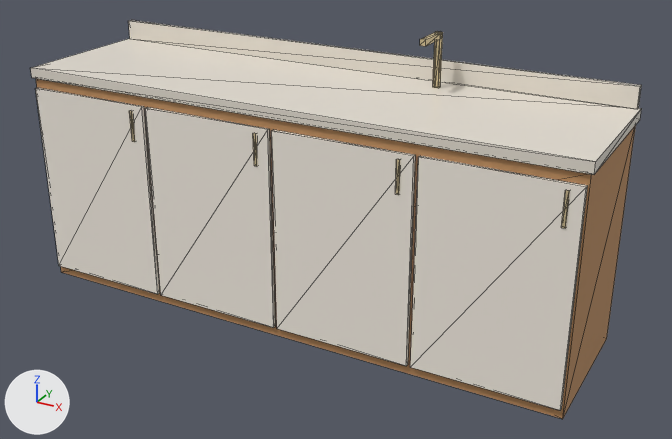
Two versions of the glTF model dist/web/modelos/bancada_pia_220.glb, one commit apart.
Rendered twice from a 50 mm camera at (1.67, -2.87, 1.82) aimed at (0.11, -0.02, 0.4). The lights are fixed; the arrows at lower left show +X, +Y and +Z. The first picture is the older version. Mesh edges are drawn as thin lines. Vertices at exactly the same position are counted once.

The first picture shows 'bancada_pia_220'.
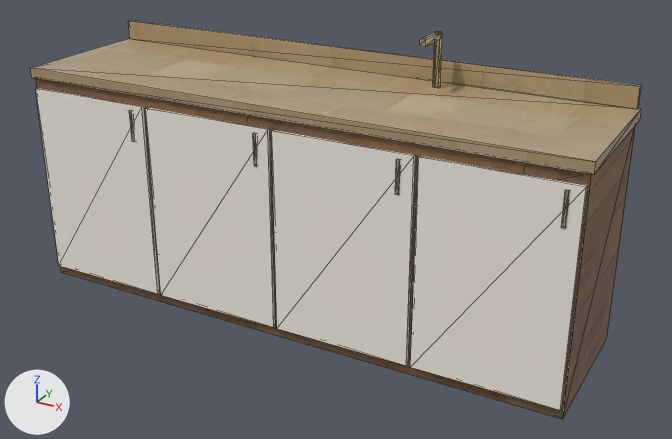
What differs and where, as boxes [x1, y1, x2, y2] in the pictures (672 x 439 px):
'bancada_pia_220', surface changed (darker)
    both: [31, 20, 642, 419]

Edits to the bpy script that builds the scene:
```text
Add img_marble_diffuse:
    img_marble_diffuse = load_image('marble_diffuse', '_unpacked/marble_diffuse', 2048, 2048, 'sRGB')
Add img_marble_roughness_metallic_roughness:
    img_marble_roughness_metallic_roughness = load_image('marble_roughness_metallic_roughness', '_unpacked/marble_roughness_metallic_roughness', 2048, 2048, 'Non-Color')
Add img_marble_normal:
    img_marble_normal = load_image('marble_normal', '_unpacked/marble_normal', 2048, 2048, 'Non-Color')
Add img_wood_planks_normal:
    img_wood_planks_normal = load_image('wood_planks_normal', '_unpacked/wood_planks_normal', 2048, 2048, 'Non-Color')
Add img_wood_planks_roughness_metallic_roughness:
    img_wood_planks_roughness_metallic_roughness = load_image('wood_planks_roughness_metallic_roughness', '_unpacked/wood_planks_roughness_metallic_roughness', 2048, 2048, 'Non-Color')
Add img_wood_planks_diffuse:
    img_wood_planks_diffuse = load_image('wood_planks_diffuse', '_unpacked/wood_planks_diffuse', 2048, 2048, 'sRGB')
Change mat_madeira:
    remove # nodes: BsdfPrincipled, OutputMaterial
    remove # colours: orange #b98a5b
    nodes: BsdfPrincipled, Math x2, NormalMap, OutputMaterial, SeparateColor, TexImage x3
    uses the picture img_wood_planks_diffuse
    uses the picture img_wood_planks_normal
    uses the picture img_wood_planks_roughness_metallic_roughness
Change mat_champagne:
    mat_champagne.metallic: 0.45 -> 0.9
Change mat_marmore:
    remove # nodes: BsdfPrincipled, OutputMaterial
    remove # colours: white #e9e2d6
    nodes: BsdfPrincipled, Math x2, NormalMap, OutputMaterial, SeparateColor, TexImage x3
    uses the picture img_marble_diffuse
    uses the picture img_marble_normal
    uses the picture img_marble_roughness_metallic_roughness
Change me_bancada_pia_220:
    where me_bancada_pia_220.from_pydata(...)  # 120 vertices, 184 faces; spans x -1.11..1.11, y -0.3..0.3, z 0.0..1.1
    used by ob_bancada_pia_220; location = (0.0, 0.0, 0.0)
    me_bancada_pia_220 part 1: texture (UV) coordinates changed
```
